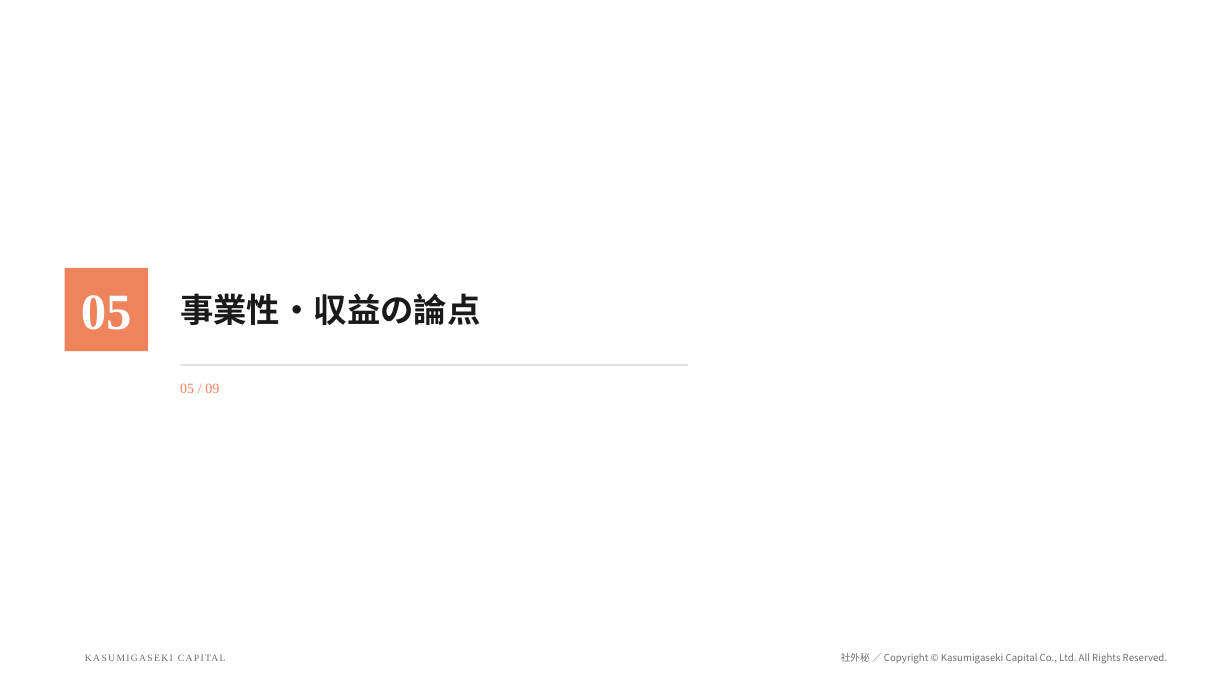
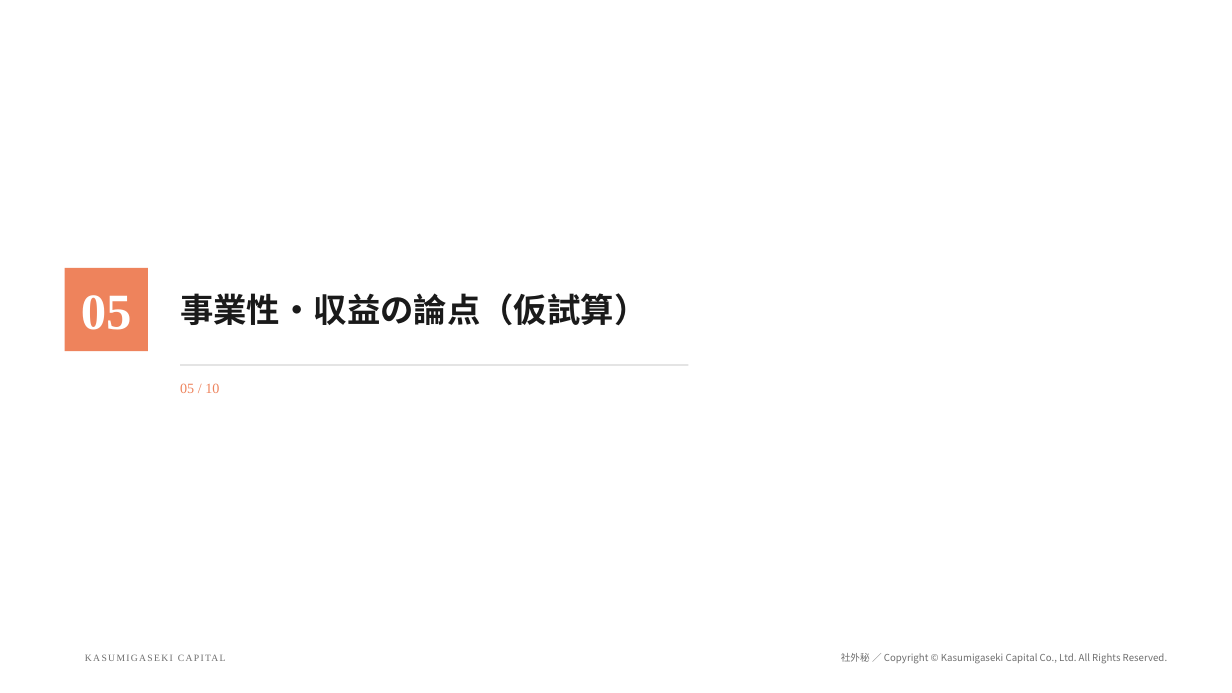
Before and after one commit to Kanta02cer/hotel-simulation, a slide deck: slide 12 of slides/nlcs-kobe-sto/NLCS神戸STO_KC参画稟議.pptx. Drawn at 1232x693 pixels with LibreOffice and Linux fonts; fonts in the diff are those of the drawing; background and template pictures are left out. Boxes give left, top, right and bottom in pixels: in the first picture for what was removed or moved away, otherwise in the second. Text is boxed around its words. In the diff, an @@ line names an element or a change of style, - is before the commit and + after.

```diff
--- a/slides/nlcs-kobe-sto/NLCS神戸STO_KC参画稟議.pptx
+++ b/slides/nlcs-kobe-sto/NLCS神戸STO_KC参画稟議.pptx
@@ text at [180,293,647,325]: text changed @@
-事業性・収益の論点
+事業性・収益の論点（仮試算）
@@ text at [180,383,219,393]: text changed @@
-05 / 09
+05 / 10
```
Also in this commit, not shown: 15 other slides changed, 4 slides added, 1 other file.
